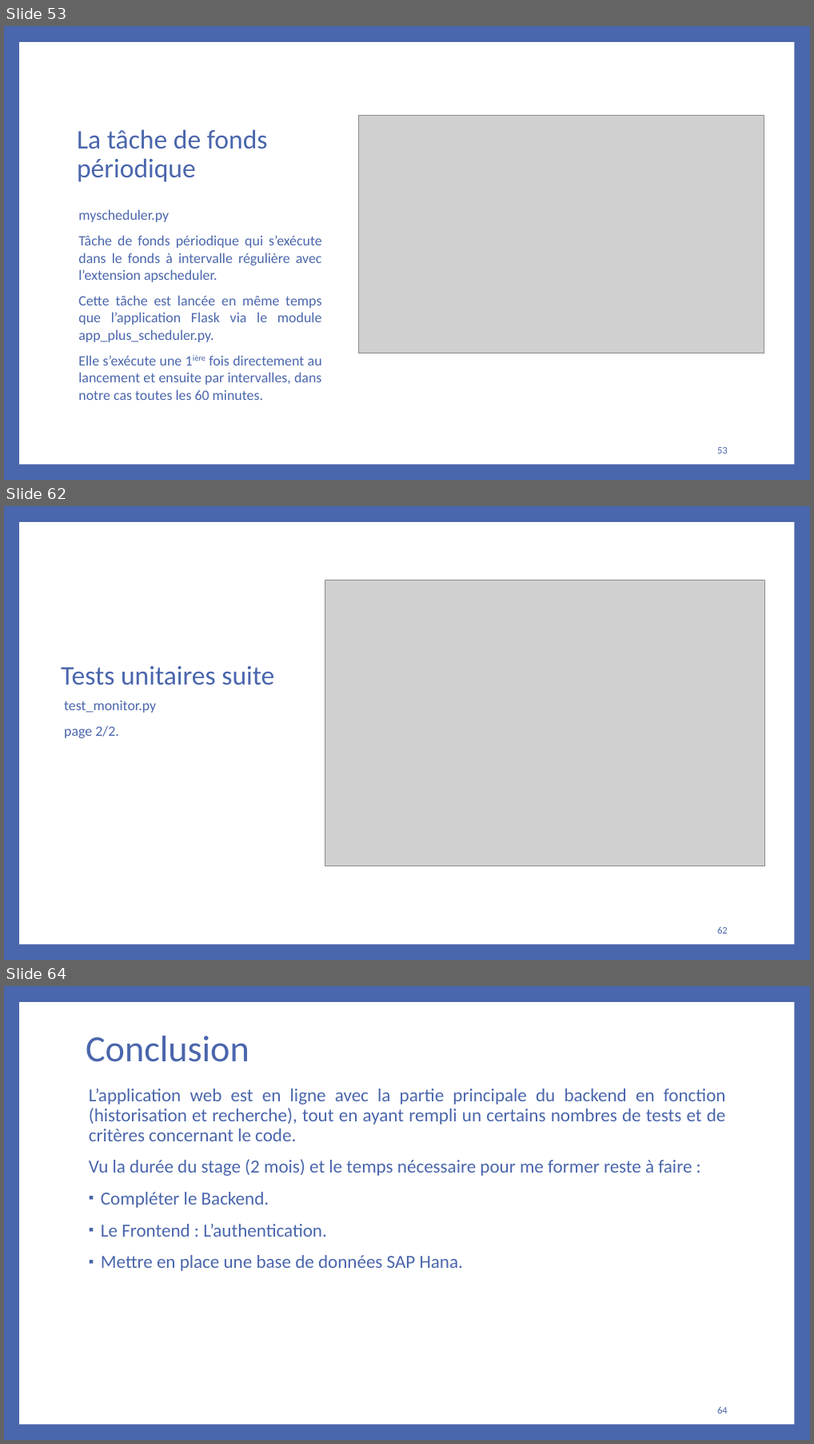
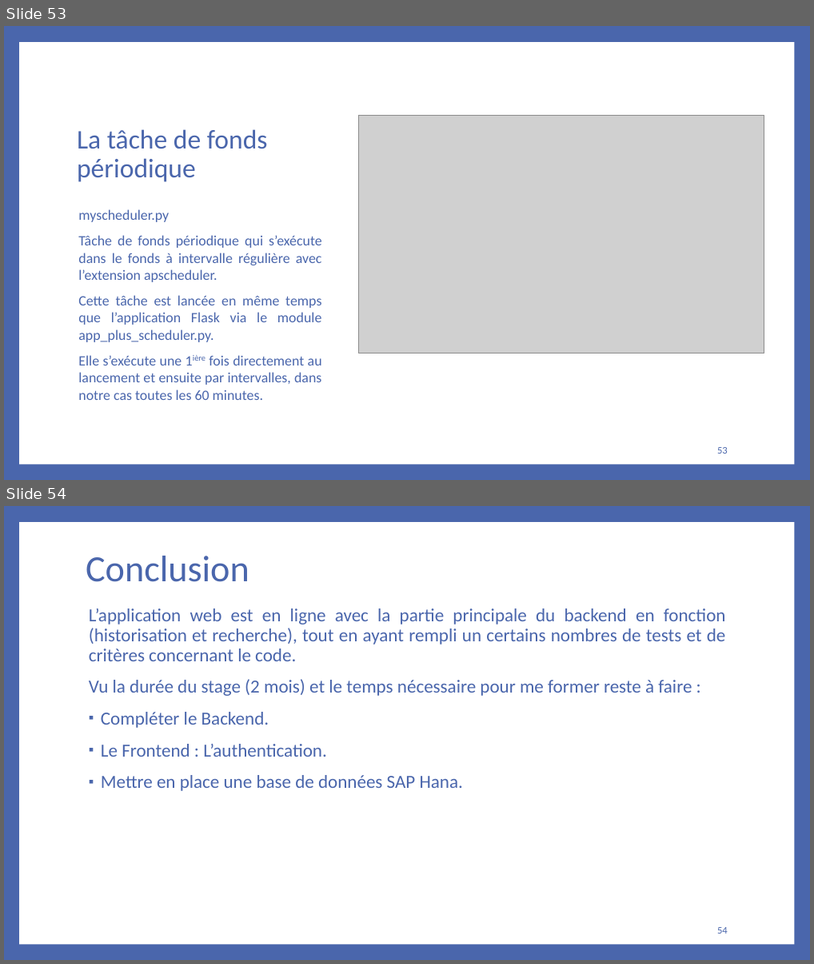
Before and after one commit to bakedpotato191/projet, a slide deck: rapport.PPTX. Shown one above the other, each under a label of ours: slides 53, 62 and 64 before the commit, slides 53 and 54 after it; the slides between them are not shown. The pictures are 814x1444 and 814x964 pixels, drawn with LibreOffice and Linux fonts; fonts in the diff are those of the drawing; grey boxes stand for pictures. Boxes give left, top, right and bottom in pixels: in the first picture for what was removed or moved away, otherwise in the second. Text is boxed around its words. In the diff, an @@ line names an element or a change of style, - is before the commit and + after.

```diff
--- a/rapport.PPTX
+++ b/rapport.PPTX
@@ slide 62 removed at bbox=[4, 506, 810, 960], background #4A66AC; not listed: 1 template element that a slide beside it also shows @@
@@ picture removed at bbox=[326, 580, 766, 866] @@
@@ title removed at bbox=[61, 666, 274, 685] @@
-Tests unitaires suite
@@ text removed at bbox=[64, 700, 156, 738] @@
-test_monitor.py
-page 2/2.
@@ page number removed at bbox=[718, 926, 728, 933] @@
-62
@@ what was slide 64 is now slide 54 @@
@@ page number at bbox=[718, 927, 728, 933]: text changed @@
-64
+54
```
Also in this commit, not shown: 9 other slides removed, 44 other files.
